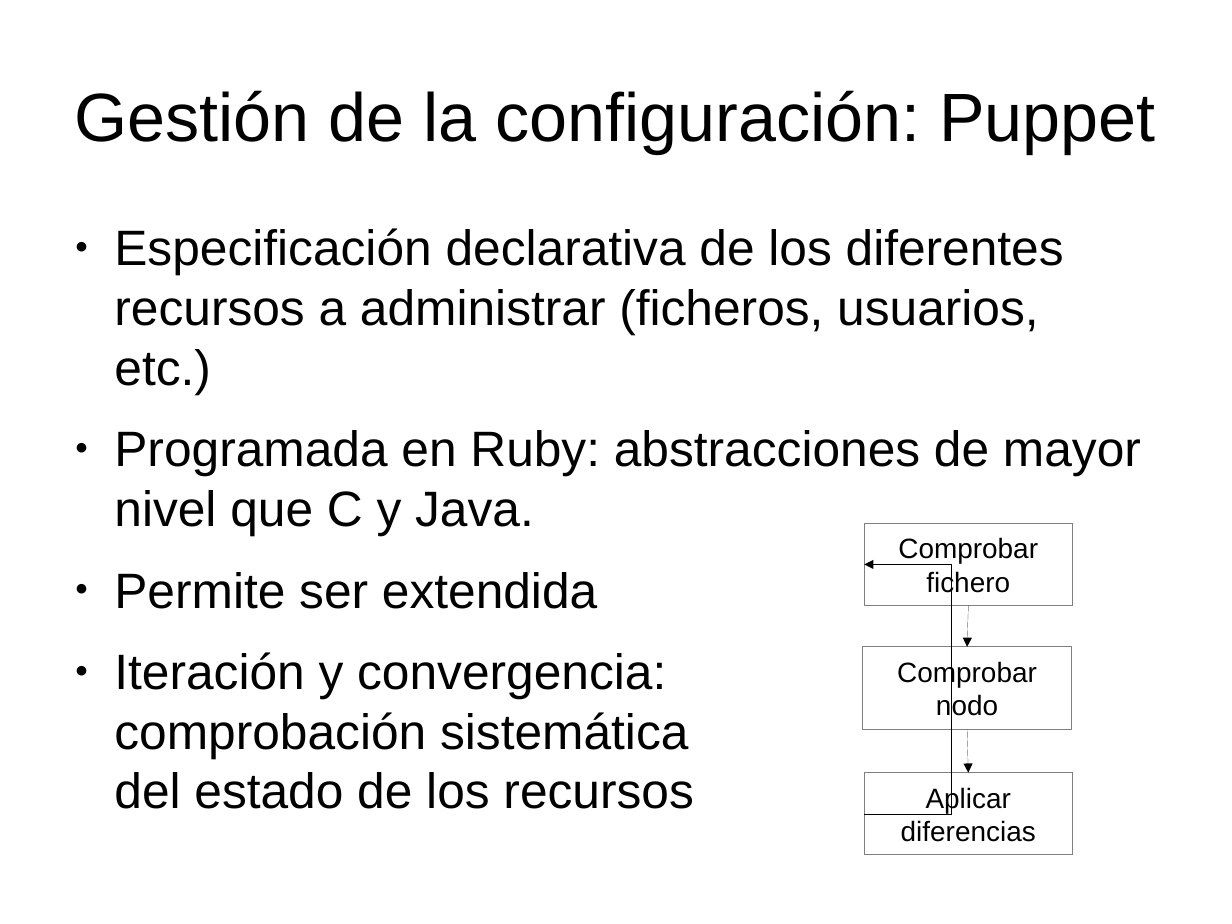
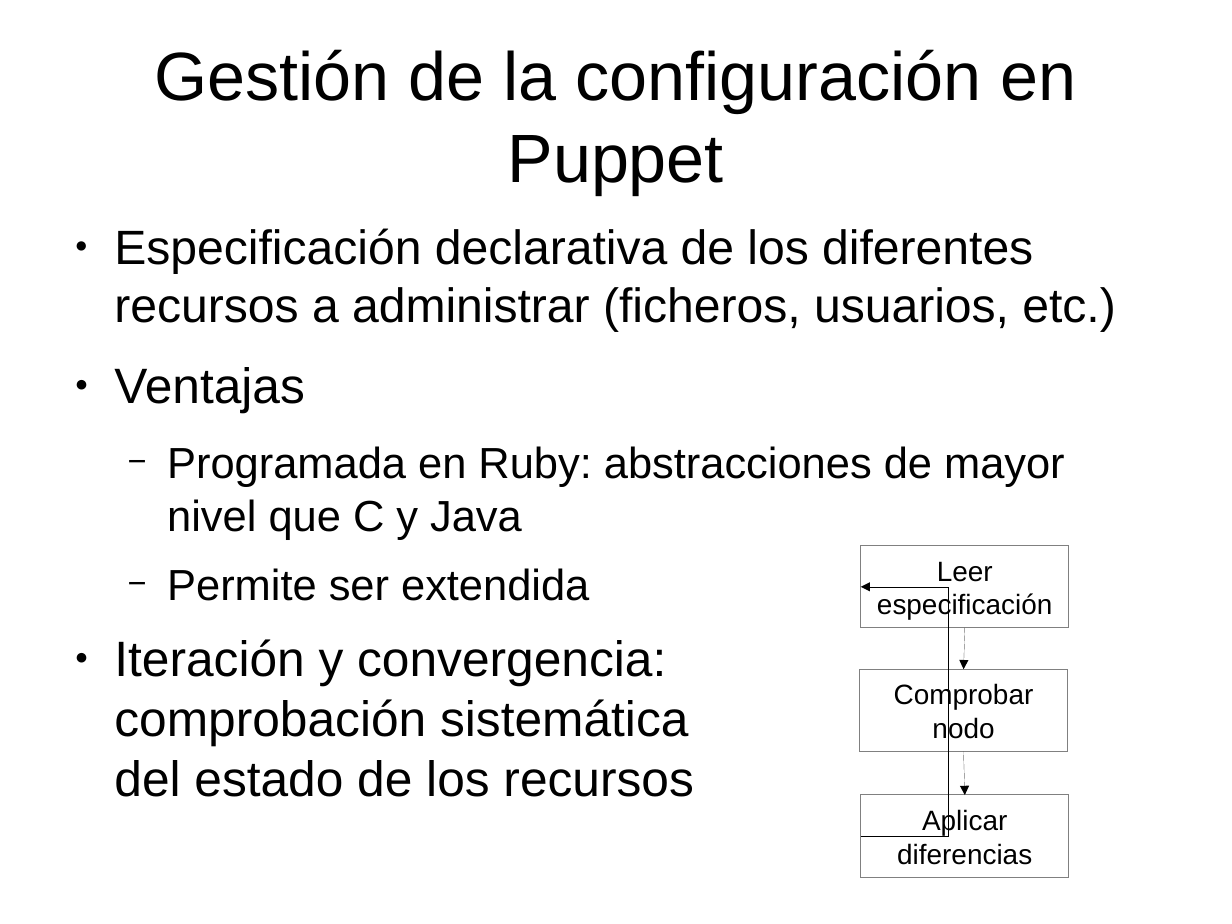
Before and after one commit to dcere/pfc, a slide deck: slide 6 of adm/presentacion/presentacion.odp. Drawn at 1232x924 pixels with LibreOffice and Linux fonts; fonts in the diff are those of the drawing. Boxes give left, top, right and bottom in pixels: in the first picture for what was removed or moved away, otherwise in the second. Text is boxed around its words. In the diff, an @@ line names an element or a change of style, - is before the commit and + after.

```diff
--- a/adm/presentacion/presentacion.odp
+++ b/adm/presentacion/presentacion.odp
@@ title at [154, 49, 1076, 194]: text changed @@
-Gestión de la configuración: Puppet
+Gestión de la configuración en Puppet
@@ text at [114, 228, 1115, 601]: size 32 to 31 pt in "Especificación declarativa de los diferentes recursos a ..."; size 32 to 28 pt in "Permite ser extendida"; bullet ● to −; list level 1 to 2 in "Permite ser extendida" @@
@@ text at [114, 367, 1065, 540]: text changed; size 32 to 28 pt @@
-● Programada en Ruby: abstracciones de mayor nivel que C y Java.
+● Ventajas
+  − Programada en Ruby: abstracciones de mayor nivel que C y Java
@@ rectangle removed at [864, 523, 1072, 606] @@
-Comprobar
-fichero
@@ rectangle added at [861, 546, 1069, 628], fill #FFFFFF, outline #808080 0 pt, 18 pt, text #000000 @@
+Leer
+especificación
@@ rectangle "Comprobar nodo": place and size @@
-rectangle "Comprobar nodo" at [863, 647, 1071, 730]
+rectangle "Comprobar nodo" at [860, 670, 1068, 752]
@@ 2 arrows, 1 rectangle, 1 elbow arrow: place and size @@
-2 arrows, 1 rectangle, 1 elbow arrow at [864, 565, 1072, 855]
+2 arrows, 1 rectangle, 1 elbow arrow at [861, 587, 1069, 878]
```
Also in this commit, not shown: 9 other slides changed, 6 slides added, 3 other files.
